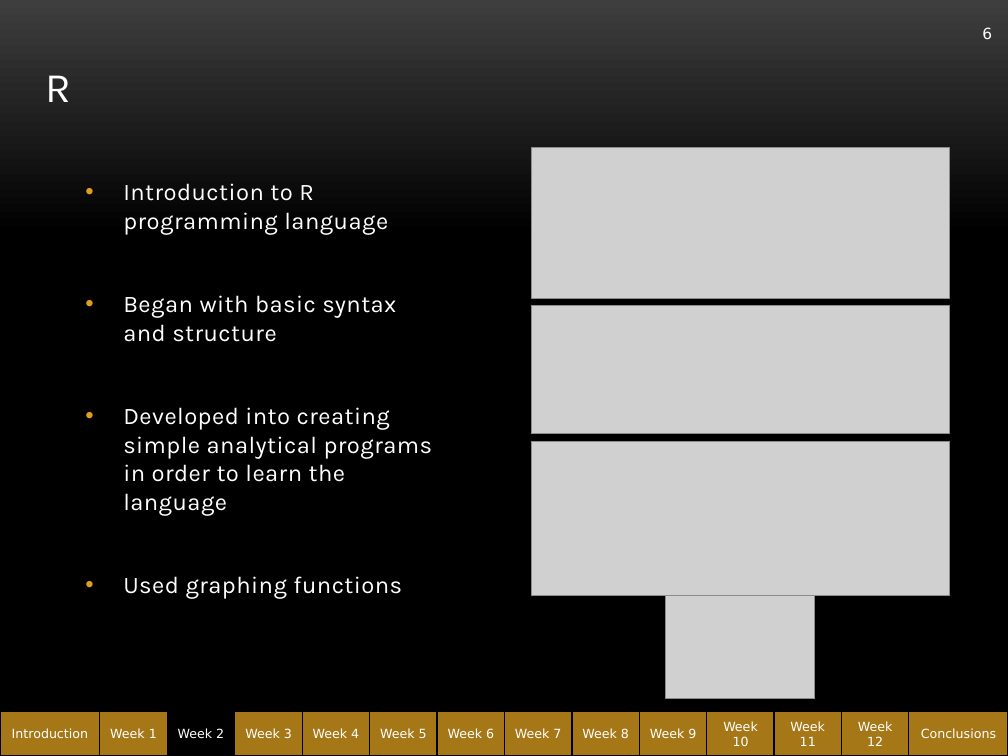
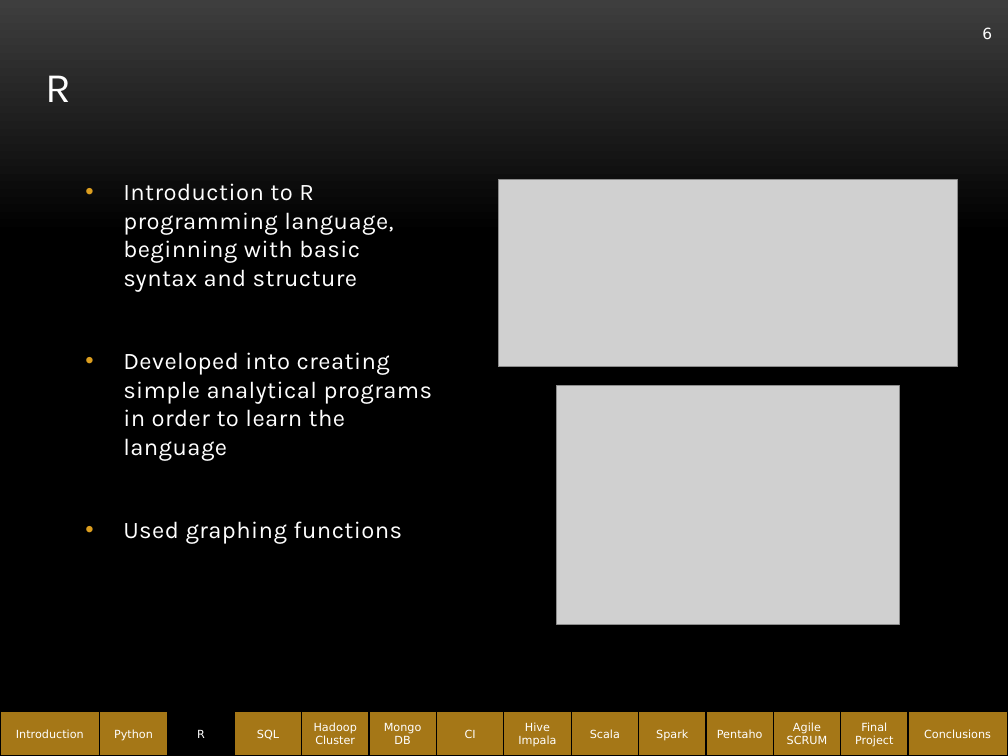
Before and after one commit to abe1ge/teletubbiesQAC, a slide deck: slide 6 of FinalPresentation.pptx. Drawn at 1008x756 pixels with LibreOffice and Linux fonts; fonts in the diff are those of the drawing; grey boxes stand for pictures; background and template pictures are left out. Boxes give left, top, right and bottom in pixels: in the first picture for what was removed or moved away, otherwise in the second. Text is boxed around its words. In the diff, an @@ line names an element or a change of style, - is before the commit and + after.

```diff
--- a/FinalPresentation.pptx
+++ b/FinalPresentation.pptx
@@ picture removed at (532,148,950,299) @@
@@ picture: place and size @@
-picture at (532,442,951,595)
+picture at (498,179,958,367)
@@ text at (123,183,393,292): text changed @@
-• Introduction to R programming language
-• Began with basic syntax and structure
+• Introduction to R programming language, beginning with basic syntax and structure
@@ picture removed at (531,306,950,434) @@
@@ picture: place and size @@
-picture at (666,595,815,699)
+picture at (556,386,899,624)
@@ rectangle "Introduction" at (0,712,100,756): size 9 to 8 pt @@
@@ rectangle "Conclusions" at (908,712,1007,756): size 9 to 8 pt @@
@@ text in rectangle at (114,729,153,741): text changed; size 9 to 8 pt @@
-Week 1
+Python
@@ text in rectangle at (197,730,205,738): text changed; size 9 to 8 pt @@
-Week 2
+R
@@ text in rectangle at (257,729,279,740): text changed; size 9 to 8 pt @@
-Week 3
+SQL
@@ text in rectangle at (314,722,357,744): text changed; size 9 to 8 pt @@
-Week 4
+Hadoop Cluster
@@ text in rectangle at (384,723,422,744): text changed; size 9 to 8 pt @@
-Week 5
+Mongo DB
@@ text in rectangle at (465,729,476,738): text changed; size 9 to 8 pt @@
-Week 6
+CI
@@ text in rectangle at (518,722,556,746): text changed; size 9 to 8 pt @@
-Week 7
+Hive Impala
@@ text in rectangle at (590,729,620,738): text changed; size 9 to 8 pt @@
-Week 8
+Scala
@@ text in rectangle at (656,729,688,741): text changed; size 9 to 8 pt @@
-Week 9
+Spark
@@ text in rectangle at (717,729,763,738): text changed; size 9 to 8 pt @@
-Week 10
+Pentaho
@@ text in rectangle at (787,722,828,744): text changed; size 9 to 8 pt @@
-Week 11
+Agile SCRUM
@@ text in rectangle at (855,722,893,747): text changed; size 9 to 8 pt @@
-Week 12
+Final Project
```
Also in this commit, not shown: 47 other slides changed, 2 slides added, 1 slide removed.
